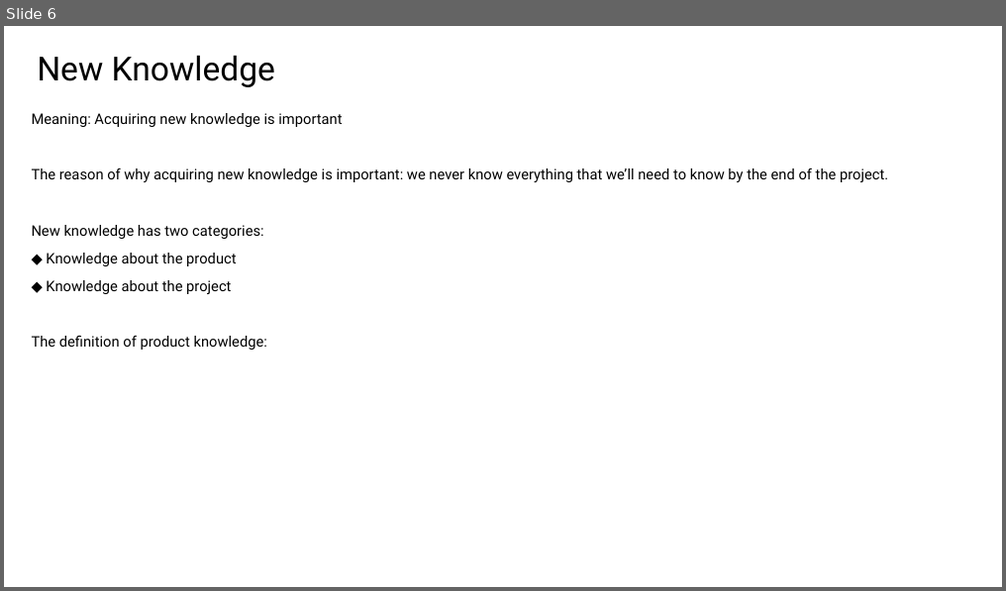
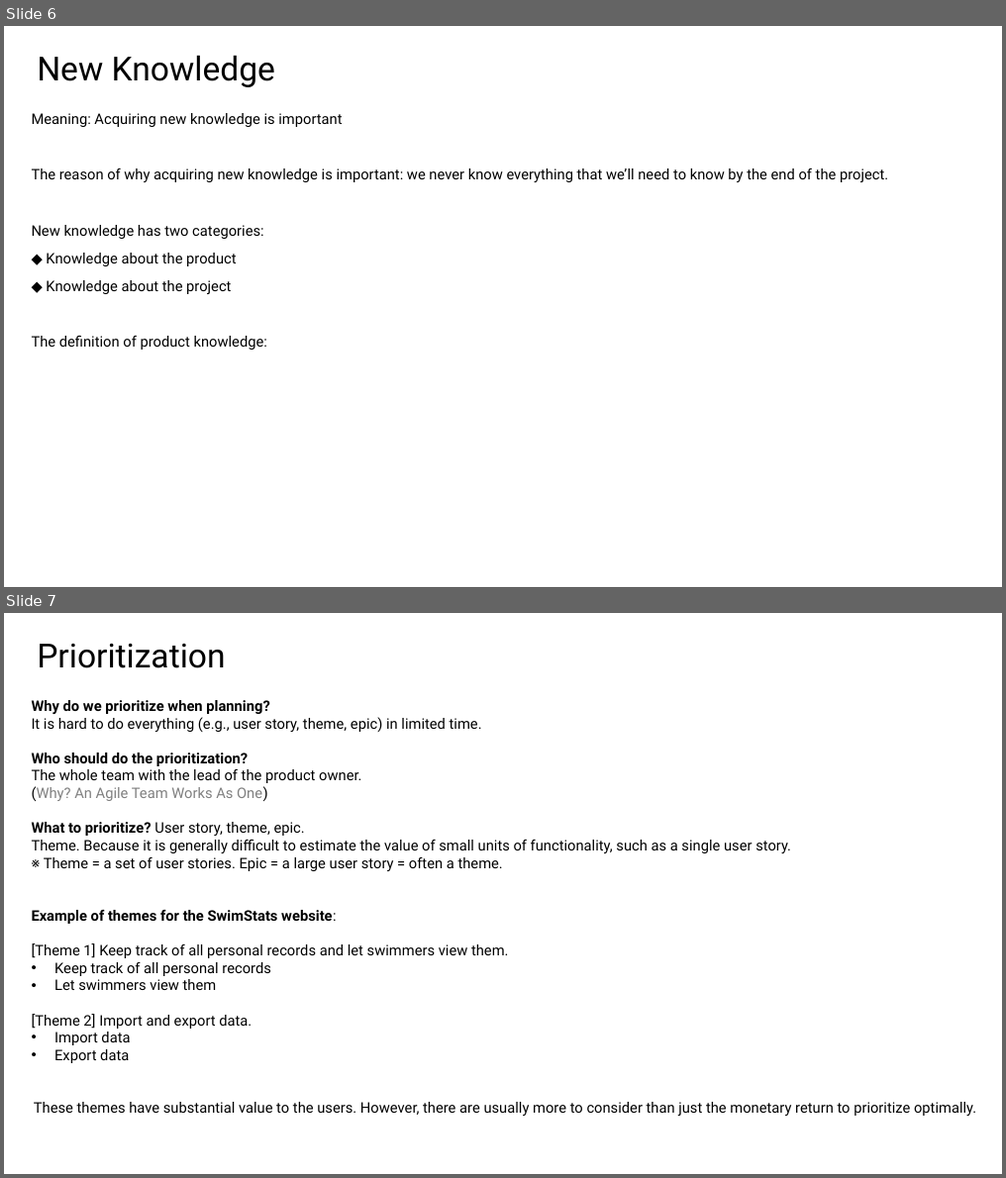
Before and after one commit to yousei-github/StudyNotes, a slide deck: temp/勉強会.pptx. Shown one above the other, each under a label of ours: slide 6 before the commit, slides 6 and 7 after it. The pictures are 1006x591 and 1006x1178 pixels, drawn with LibreOffice and Linux fonts; fonts in the diff are those of the drawing. Boxes give left, top, right and bottom in pixels: in the first picture for what was removed or moved away, otherwise in the second. Text is boxed around its words. In the diff, an @@ line names an element or a change of style, - is before the commit and + after.

```diff
--- a/temp/勉強会.pptx
+++ b/temp/勉強会.pptx
@@ slide 7 added at (4,613,1002,1174), background #FFFFFF @@
@@ text added at (37,643,225,668), 32 pt, text #000000 @@
+Prioritization
@@ text added at (32,700,976,1116), 14 pt, text #000000 @@
+Why do we prioritize when planning?
+It is hard to do everything (e.g., user story, theme, epic) in limited time.
+Who should do the prioritization?
+The whole team with the lead of the product owner.
+(Why? An Agile Team Works As One)
+What to prioritize? User story, theme, epic.
+Theme. Because it is generally difficult to estimate the value of small units of functionality, such as a single user story.
+※ Theme = a set of user stories. Epic = a large user story = often a theme.
+Example of themes for the SwimStats website:
+[Theme 1] Keep track of all personal records and let swimmers view them.
+• Keep track of all personal records
+• Let swimmers view them
+[Theme 2] Import and export data.
+• Import data
+• Export data
+These themes have substantial value to the users. However, there are usually more to consider than just the monetary return to prioritize optimally.
```
Also in this commit, not shown: 4 other slides added, 1 other file.
